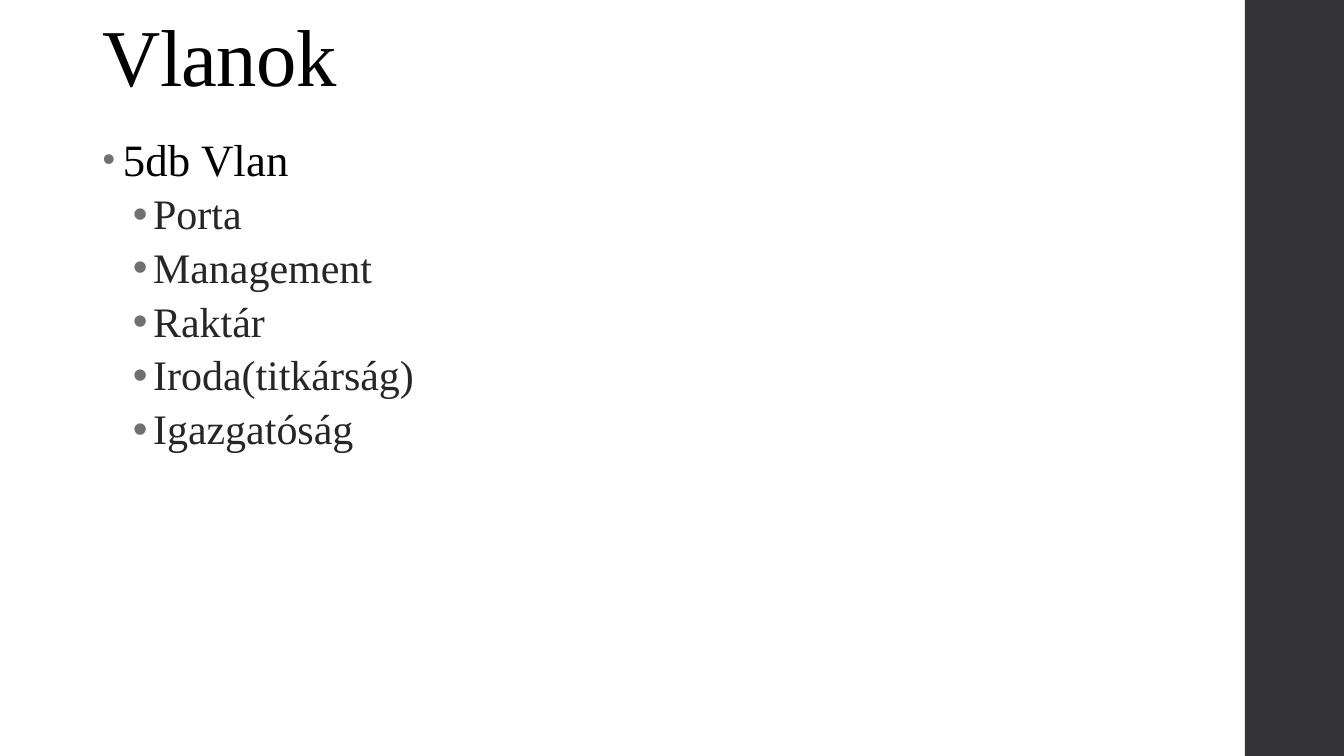
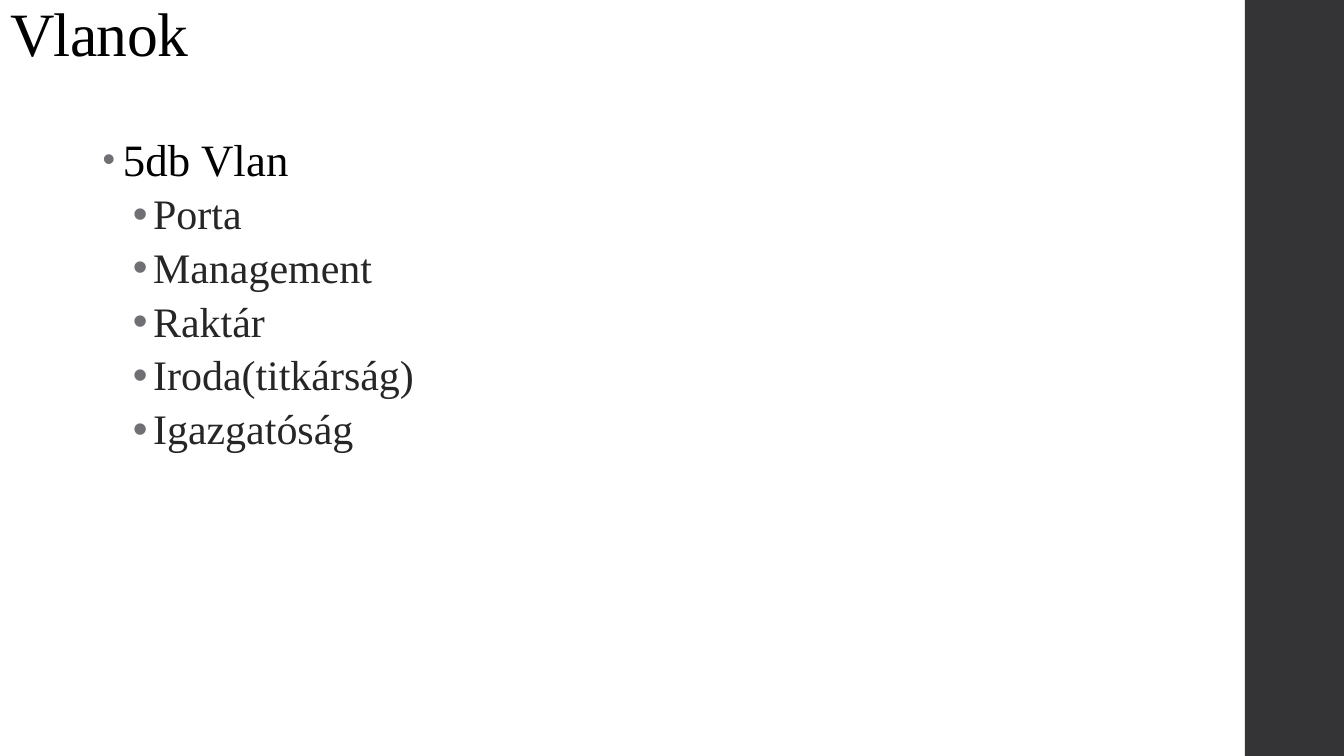
Before and after one commit to OsziMisi/Turros-elelmiszerlanc, a slide deck: slide 6 of Projekt.pptx. Drawn at 1344x756 pixels with LibreOffice and Linux fonts; fonts in the diff are those of the drawing. Boxes give left, top, right and bottom in pixels: in the first picture for what was removed or moved away, otherwise in the second. Text is boxed around its words. In the diff, an @@ line names an element or a change of style, - is before the commit and + after.

```diff
--- a/Projekt.pptx
+++ b/Projekt.pptx
@@ title "Vlanok": place and size @@
-title "Vlanok" at (103, 30, 337, 88)
+title "Vlanok" at (10, 13, 188, 57)
@@ title "Vlanok" at (10, 13, 188, 57): size 57.6 to 44 pt @@
```
Also in this commit, not shown: 4 other slides changed, 1 slide added, 1 slide removed.
